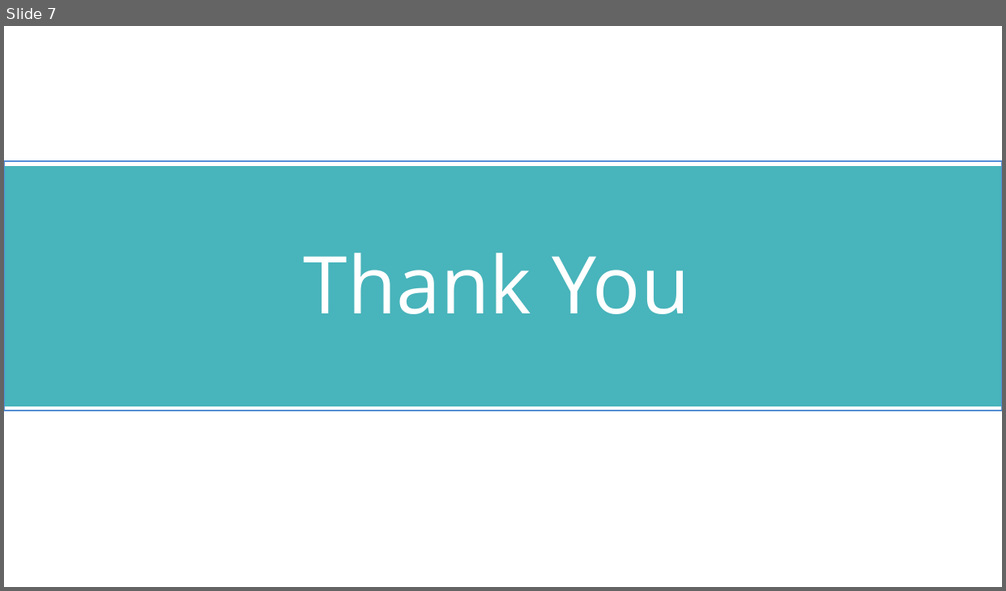
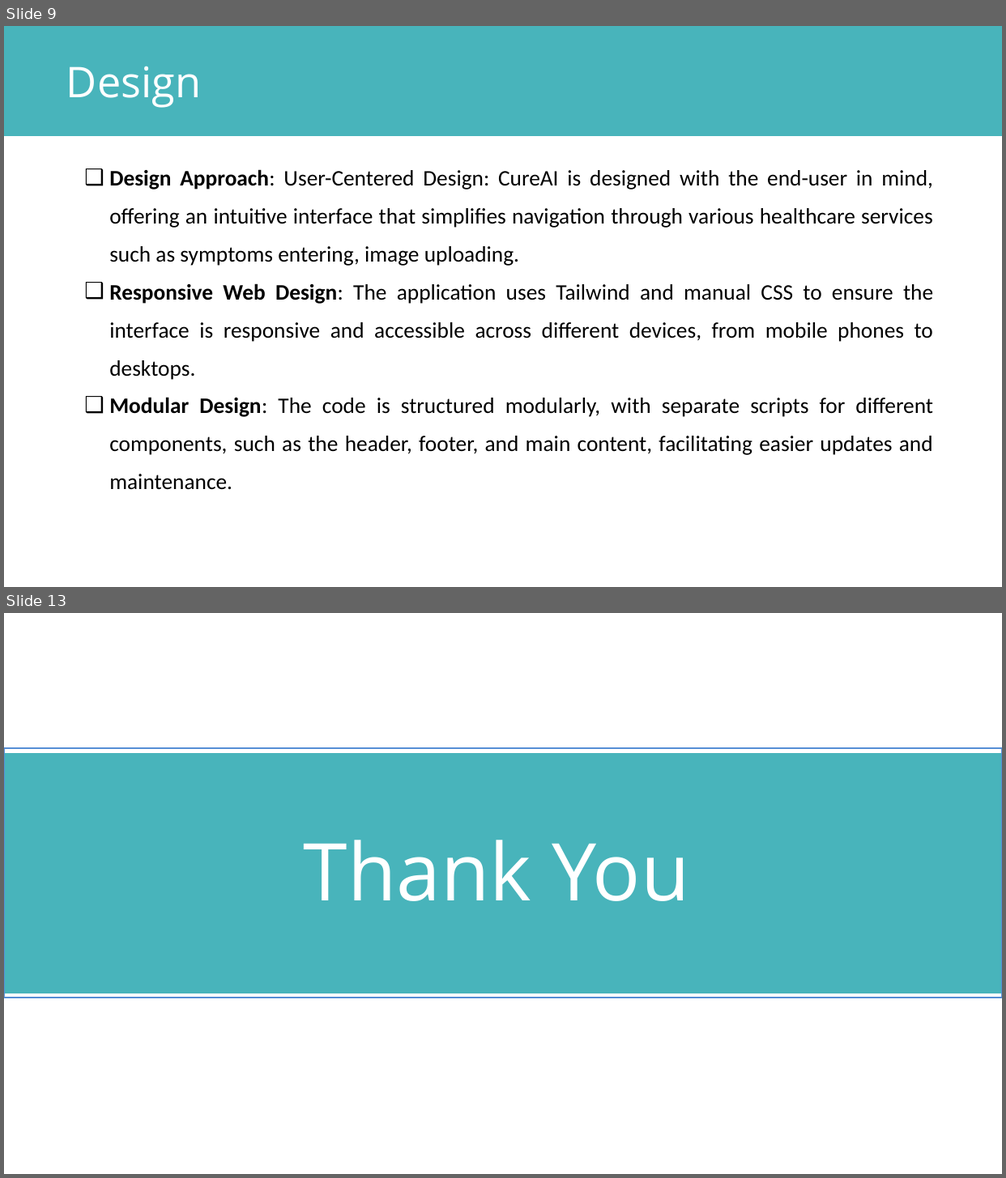
Before and after one commit to prashantzzz/cureAI, a slide deck: CUREAI.pptx. Shown one above the other, each under a label of ours: slide 7 before the commit, slides 9 and 13 after it; the slides between them are not shown. The pictures are 1006x591 and 1006x1178 pixels, drawn with LibreOffice and Linux fonts; fonts in the diff are those of the drawing. Boxes give left, top, right and bottom in pixels: in the first picture for what was removed or moved away, otherwise in the second. Text is boxed around its words. In the diff, an @@ line names an element or a change of style, - is before the commit and + after.

```diff
--- a/CUREAI.pptx
+++ b/CUREAI.pptx
@@ slide 9 added at [4,26,1002,587], background #FFFFFF @@
@@ freeform shape added at [4,26,1001,136], fill #48B4BB @@
@@ text added at [66,66,201,108], 61 pt, text #FFFFFF @@
+Design
@@ text added at [109,169,933,490], 32 pt, text #000000 @@
+  ❑ Design Approach: User-Centered Design: CureAI is designed with the end-user in mind, offering an intuitive interface that simplifies navigation through various healthcare services such as symptoms entering, image uploading.
+  ❑ Responsive Web Design: The application uses Tailwind and manual CSS to ensure the interface is responsive and accessible across different devices, from mobile phones to desktops.
+  ❑ Modular Design: The code is structured modularly, with separate scripts for different components, such as the header, footer, and main content, facilitating easier updates and maintenance.
@@ what was slide 7 is now slide 13 @@
```
Also in this commit, not shown: 5 slides changed, 6 other slides added, 1 slide removed, 3 other files.
